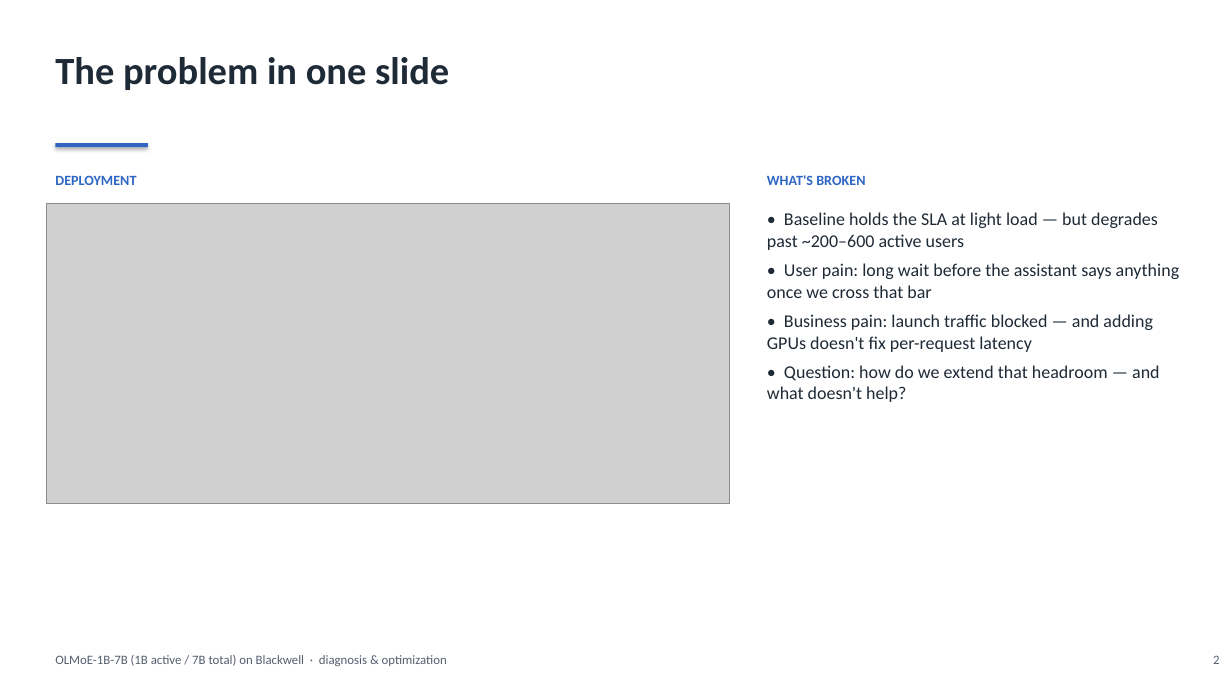
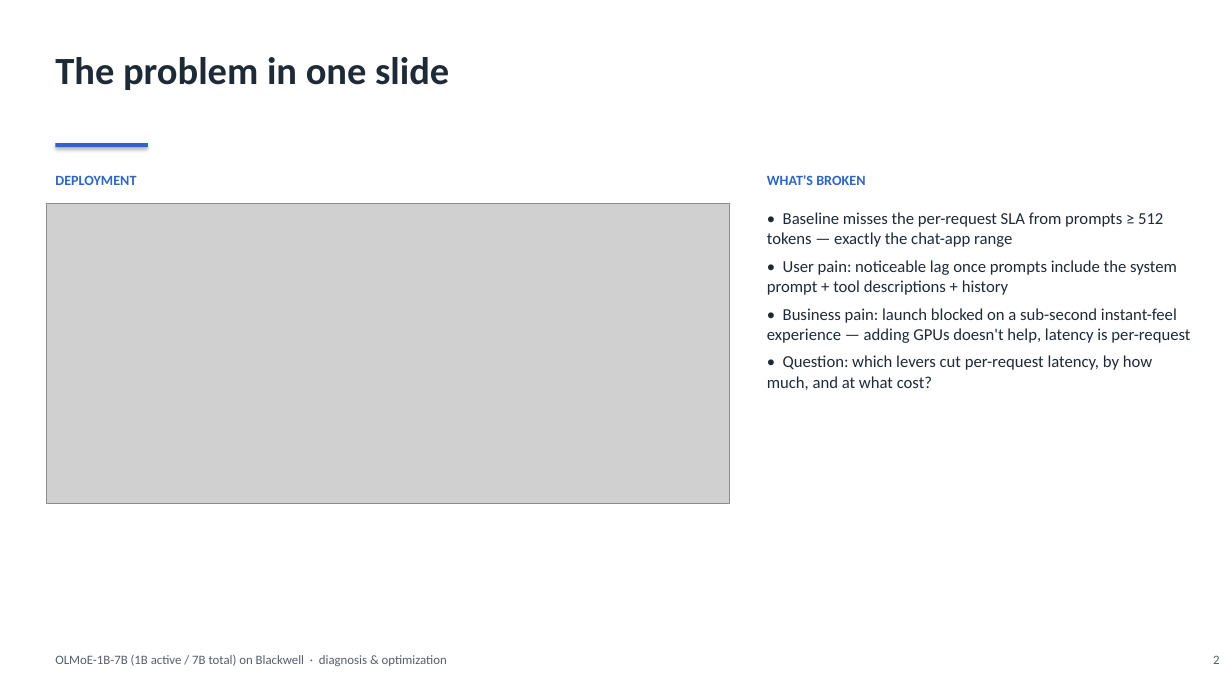
Before and after one commit to harishvs/moe-inference-optimize, a slide deck: slide 2 of talk/deck.pptx. Drawn at 1232x693 pixels with LibreOffice and Linux fonts; fonts in the diff are those of the drawing; grey boxes stand for pictures. Boxes give left, top, right and bottom in pixels: in the first picture for what was removed or moved away, otherwise in the second. Text is boxed around its words. In the diff, an @@ line names an element or a change of style, - is before the commit and + after.

```diff
--- a/talk/deck.pptx
+++ b/talk/deck.pptx
@@ text at (767,212,1190,390): text changed; size 14 to 13 pt @@
-• Baseline holds the SLA at light load — but degrades past ~200–600 active users
-• User pain: long wait before the assistant says anything once we cross that bar
-• Business pain: launch traffic blocked — and adding GPUs doesn't fix per-request latency
-• Question: how do we extend that headroom — and what doesn't help?
+• Baseline misses the per-request SLA from prompts ≥ 512 tokens — exactly the chat-app range
+• User pain: noticeable lag once prompts include the system prompt + tool descriptions + history
+• Business pain: launch blocked on a sub-second instant-feel experience — adding GPUs doesn't help, latency is per-request
+• Question: which levers cut per-request latency, by how much, and at what cost?
```
Also in this commit, not shown: 13 other slides changed, 2 slides added, 1 slide removed, 7 other files.
